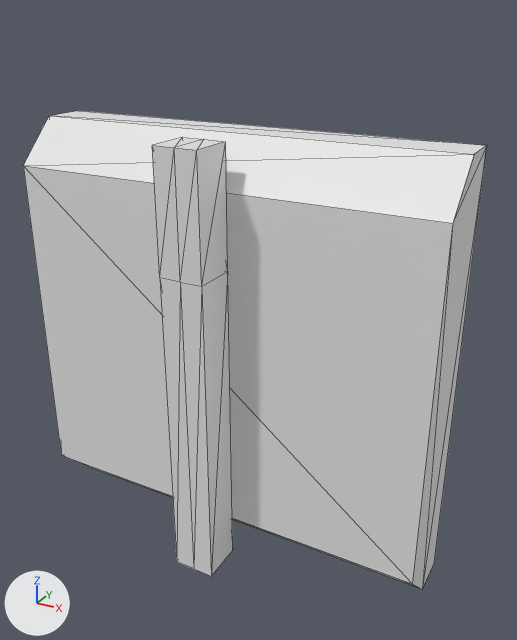
One commit to the glTF model models/puzzle_straight.glb: the scene before it, then after it.
Both versions are drawn from a 50 mm camera at (0.282, 8.601, 3.24) aimed at (-0.444, 9.921, 2.58). Arrows for +X, +Y and +Z are at lower left; the lights stay in place. Mesh edges are drawn as thin lines. Vertices at the same position are counted once.

The first picture shows 'straight'.
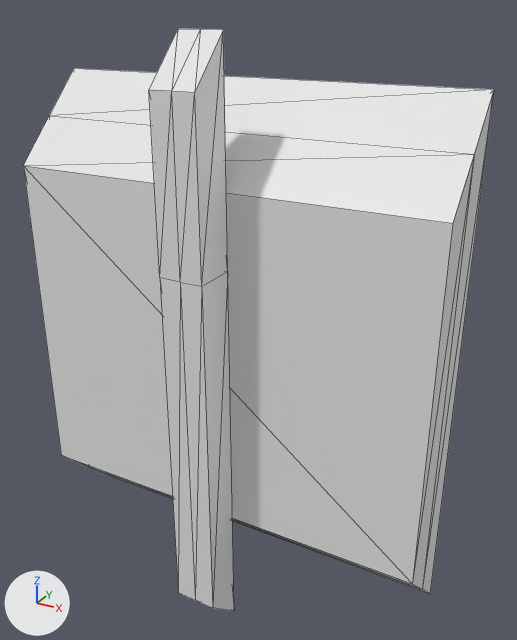
Pixel boxes (x1, y1, x2, y2) of what changed, in the pictures (517 x 640 px; the box of a moved part takes in the faces that stretch with it):
'straight', reshaped (22% taller)
    before: (23, 111, 487, 589)
    after: (23, 29, 494, 611)
part 1 of me_cube_005, moved or reshaped
    before: (160, 272, 233, 576)
    after: (160, 272, 234, 611)
part 2 of me_cube_005, moved or reshaped (not visible before)
    after: (95, 469, 401, 582)
part 3 of me_cube_005, moved or reshaped (not visible before)
    after: (133, 484, 430, 594)
part 4 of me_cube_005, moved or reshaped
    before: (152, 145, 202, 286)
    after: (149, 89, 202, 286)
part 5 of me_cube_005, moved or reshaped
    before: (50, 111, 487, 588)
    after: (49, 68, 494, 593)
part 6 of me_cube_005, moved or reshaped
    before: (155, 137, 228, 286)
    after: (149, 29, 228, 286)

The edits, one by one:
me_cube_005 has 30 vertices, 52 faces and spans x -1.0..0.0, y 0.7..1.0, z 0.0..1.0.
me_cube_005 is used by ob_straight; location (0.0, 9.0, 2.0).
me_cube_005 part 1: all 3 vertices in x -0.55..-0.45, y 0.7, z 0.0 are moved by (0.0, 0.0, -0.1).
me_cube_005 part 2: the 1 vertex in x -1.0, y 1.0, z 0.0 is moved by (0.0, 0.0, -0.1).
me_cube_005 part 3: the 1 vertex in x 0.0, y 1.0, z 0.0 is moved by (0.0, 0.0, -0.1).
me_cube_005 part 4: all 3 vertices in x -0.55..-0.45, y 0.7, z 1.0 are moved by (0.0, 0.0, 0.1).
me_cube_005 part 5: the 1 vertex in x 0.0, y 1.0, z 1.0 is moved by (0.0, 0.0, 0.1).
me_cube_005 part 6: all 3 vertices in x -0.55..-0.45, y 0.8, z 1.0 are moved by (0.0, 0.0, 0.2).
